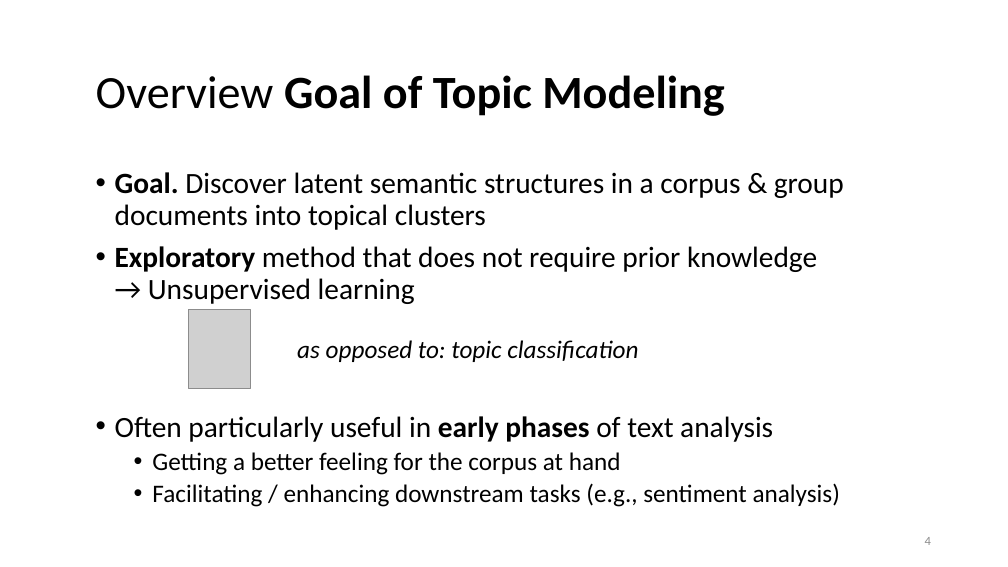
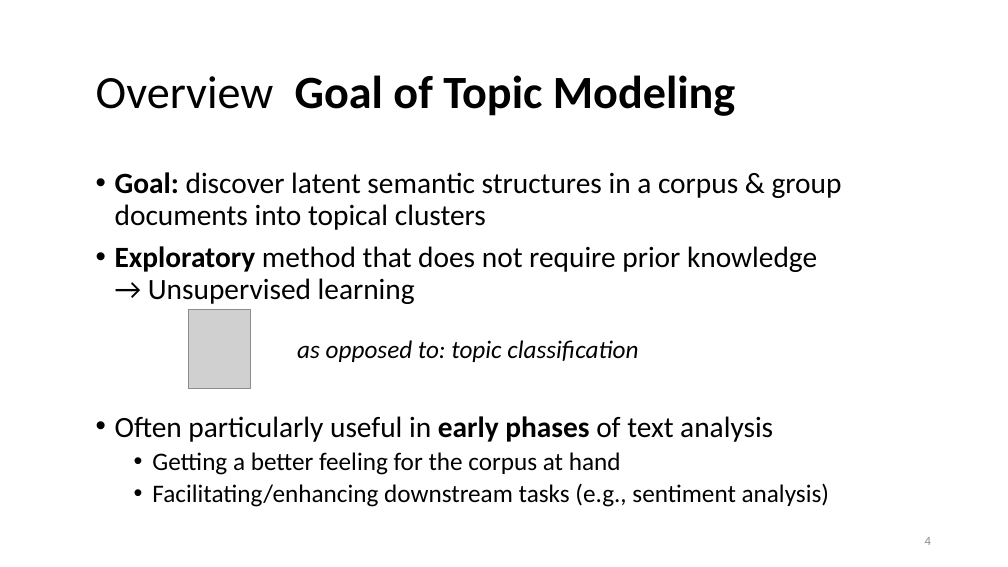
Before and after one commit to lisa-wm/consulting, a slide deck: slide 4 of 5_seminar/Contents_Part_02/slides/slides_II_2.pptx. Drawn at 1008x567 pixels with LibreOffice and Linux fonts; fonts in the diff are those of the drawing; grey boxes stand for pictures. Boxes give left, top, right and bottom in pixels: in the first picture for what was removed or moved away, otherwise in the second. Text is boxed around its words. In the diff, an @@ line names an element or a change of style, - is before the commit and + after.

```diff
--- a/5_seminar/Contents_Part_02/slides/slides_II_2.pptx
+++ b/5_seminar/Contents_Part_02/slides/slides_II_2.pptx
@@ title "Overview Goal of Topic Modeling" rewrapped from (x1=96, y1=75, x2=725, y2=116) to (x1=96, y1=75, x2=736, y2=116) @@
@@ text at (x1=115, y1=172, x2=842, y2=230): text changed @@
-• Goal. Discover latent semantic structures in a corpus & group documents into topical clusters
+• Goal: discover latent semantic structures in a corpus & group documents into topical clusters
@@ text at (x1=152, y1=483, x2=829, y2=507): spaces changed @@
-  • Facilitating / enhancing downstream tasks (e.g., sentiment analysis)
+  • Facilitating/enhancing downstream tasks (e.g., sentiment analysis)
```
Also in this commit, not shown: 5 other slides changed, 1 slide added, 1 slide removed, 6 other files.
